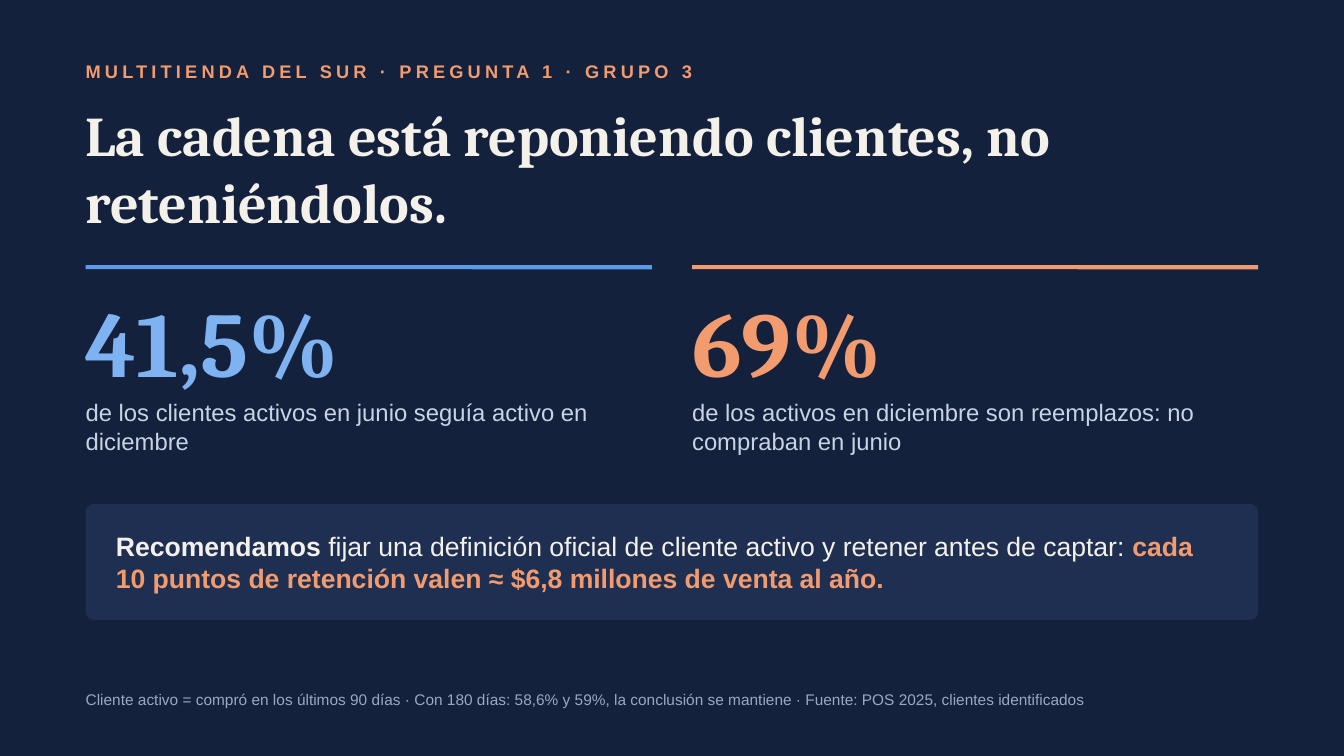
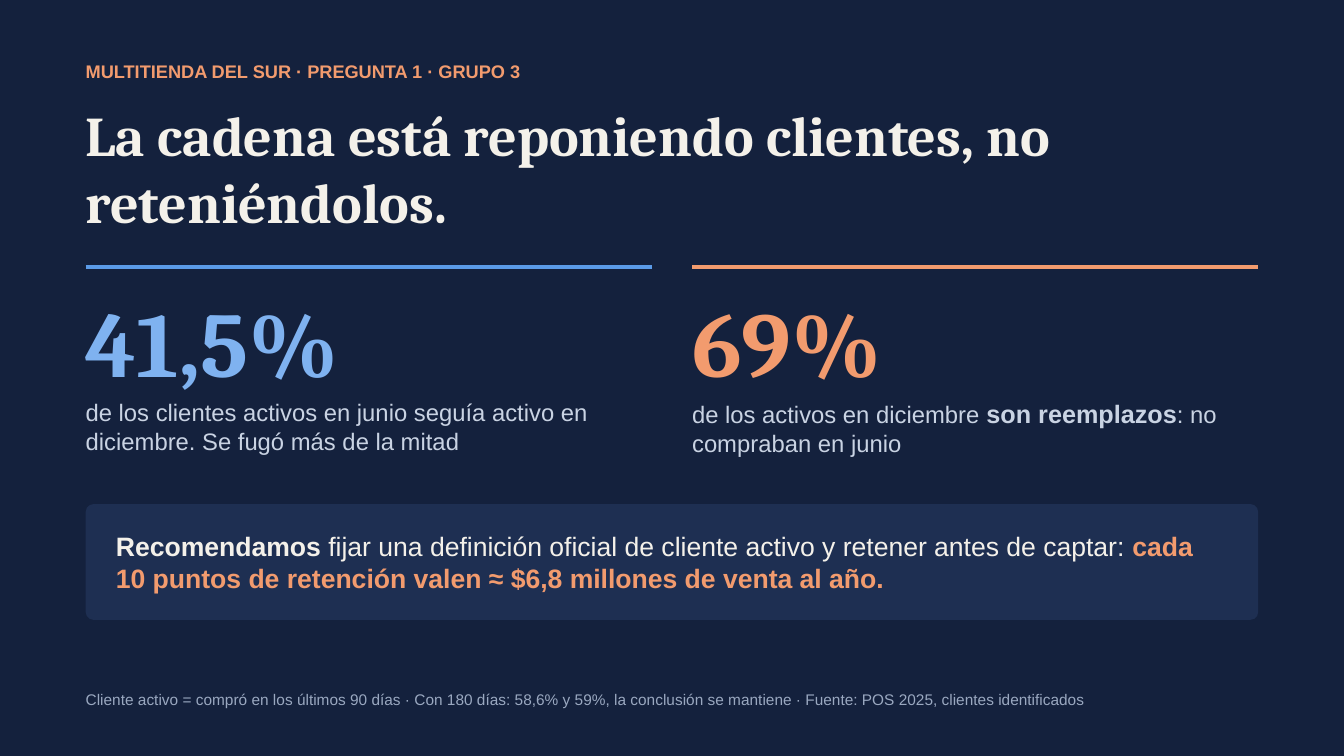
Before and after one commit to FrancoMedalla/TIN-G3-Retail, a slide deck: slide 1 of Presentacion_P1_Grupo3_Multitienda.pptx. Drawn at 1344x756 pixels with LibreOffice and Linux fonts; fonts in the diff are those of the drawing. Boxes give left, top, right and bottom in pixels: in the first picture for what was removed or moved away, otherwise in the second. Text is boxed around its words. In the diff, an @@ line names an element or a change of style, - is before the commit and + after.

```diff
--- a/Presentacion_P1_Grupo3_Multitienda.pptx
+++ b/Presentacion_P1_Grupo3_Multitienda.pptx
@@ text "MULTITIENDA DEL SUR · PREGUNTA ..." at [86, 65, 520, 78]: letter spacing 3 to 0 pt; less space between paragraphs @@
@@ text at [86, 403, 587, 455]: text changed @@
-de los clientes activos en junio seguía activo en diciembre
+de los clientes activos en junio seguía activo en diciembre. Se fugó más de la mitad
@@ text "de los activos en diciembre ..." at [692, 404, 1216, 457]: size 17 to 18 pt, bold on in "son reemplazos:" @@
```
Also in this commit, not shown: 5 other slides changed.
